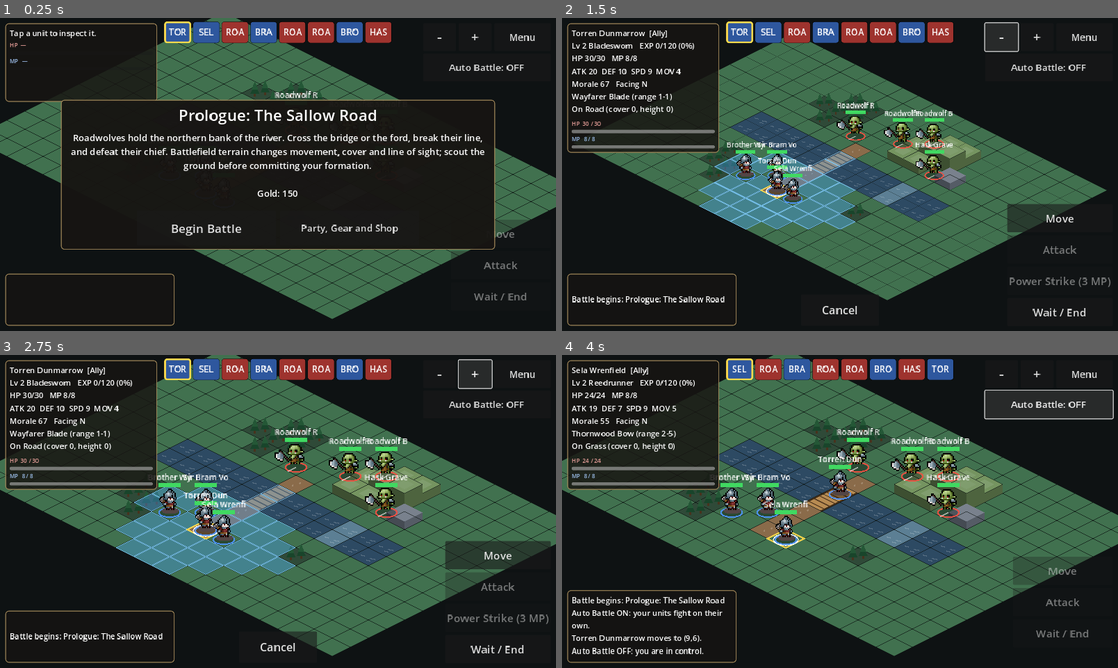
Above: before the commit, frames 1-4 (two rows, left to right).
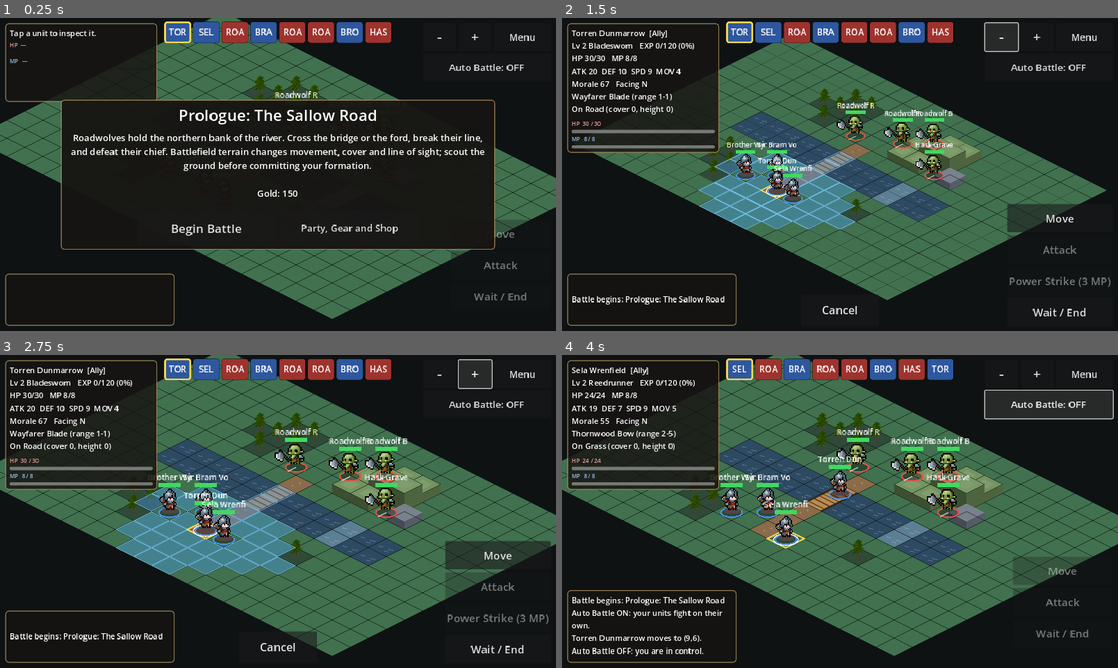
Above: after the commit, the same moments.

Repository: ninjun42215-gif/KindleWake
Game: Godot game, scene res://Main.tscn
The game is run twice, just before and just after one commit, with the same random seed, the same clock (stepped at 60 frames per second) and the same inputs. This scene is started directly instead of the project's main scene.
Inputs:
- Up to frame 1 (0.25 s): no input
- Up to frame 2 (1.5 s): click "Begin Battle" at 0.5 s; click "-" at 1.25 s
- Up to frame 3 (2.75 s): click "+" at 2 s
- Up to frame 4 (4 s): click "Auto Battle: OFF" at 2.75 s; click "Auto Battle: ON" at 3.5 s

The runs differ from the first frame. In frame 1, 0.3% of the frame differs, in the area x 45-58%, y 18-27%; in frame 2, 0.5%; in frame 3, 0.6%; in frame 4, 0.7%, in the area x 22-58%, y 18-66%.

Commit message:
art: enrich tactical maps with terrain-specific sprite props

Diff:
--- a/Kindlewake/scripts/ui/battle_scene.gd
+++ b/Kindlewake/scripts/ui/battle_scene.gd
@@ -849,8 +849,9 @@
     _outline(top, Color(0.05, 0.08, 0.07, 0.55), 1.0)
     match tid:
         "forest":
-            _draw_tree(top + Vector2(-9, 3))
-            _draw_tree(top + Vector2(9, 1))
+            if not Art.draw_world(self, "pine_a", top + Vector2(0, 4), 0.34):
+                _draw_tree(top + Vector2(-9, 3))
+                _draw_tree(top + Vector2(9, 1))
         "hill":
             draw_colored_polygon(_diamond(top, 0.55), col.lightened(0.12))
         "deep_water", "ford":
@@ -873,18 +874,23 @@
             draw_circle(top + Vector2(-8, 2), 5.0, col.darkened(0.25))
             draw_circle(top + Vector2(8, -3), 3.0, col.lightened(0.15))
             draw_line(top + Vector2(-13, -5), top + Vector2(-4, -7), Color(0.75, 0.85, 0.68, 0.55), 1.5)
+            Art.draw_prop(self, "reeds", top + Vector2(0, -7), 0.48)
         "snow":
             draw_line(top + Vector2(-12, -4), top + Vector2(-3, -7), Color(1, 1, 1, 0.65), 2.0)
             draw_line(top + Vector2(2, 4), top + Vector2(12, 1), Color(1, 1, 1, 0.55), 2.0)
+            Art.draw_prop(self, "frost_pine", top + Vector2(0, -10), 0.44)
         "ash":
             draw_circle(top + Vector2(-7, 2), 2.0, col.darkened(0.3))
             draw_circle(top + Vector2(8, -3), 1.5, col.lightened(0.2))
+            Art.draw_prop(self, "campfire", top + Vector2(0, -7), 0.42)
         "ruins":
             draw_rect(Rect2(top + Vector2(-10, -5), Vector2(7, 5)), col.darkened(0.35))
             draw_rect(Rect2(top + Vector2(3, 1), Vector2(8, 4)), col.darkened(0.25))
+            Art.draw_prop(self, "column", top + Vector2(0, -8), 0.42)
         "cliff":
             draw_colored_polygon(_diamond(top, 0.65), col.darkened(0.35))
             draw_line(top + Vector2(-10, -2), top + Vector2(5, -7), col.lightened(0.2), 2.0)
+            Art.draw_prop(self, "crystals", top + Vector2(0, -8), 0.42)
 
 
 func _draw_tree(base: Vector2) -> void:
